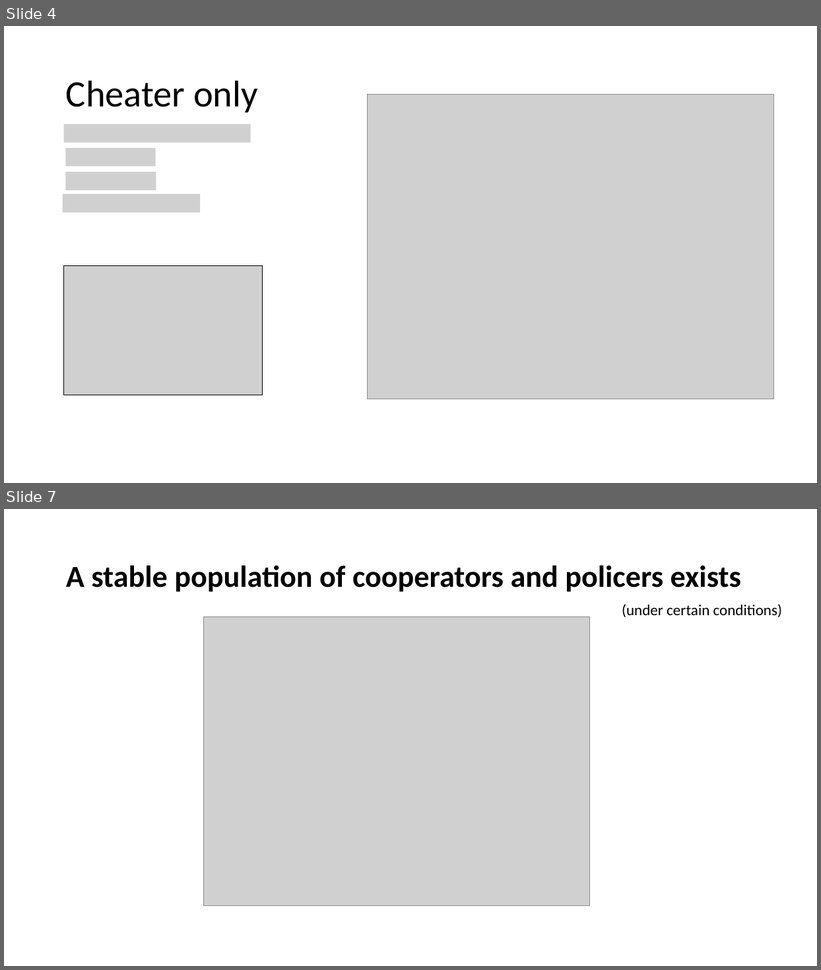
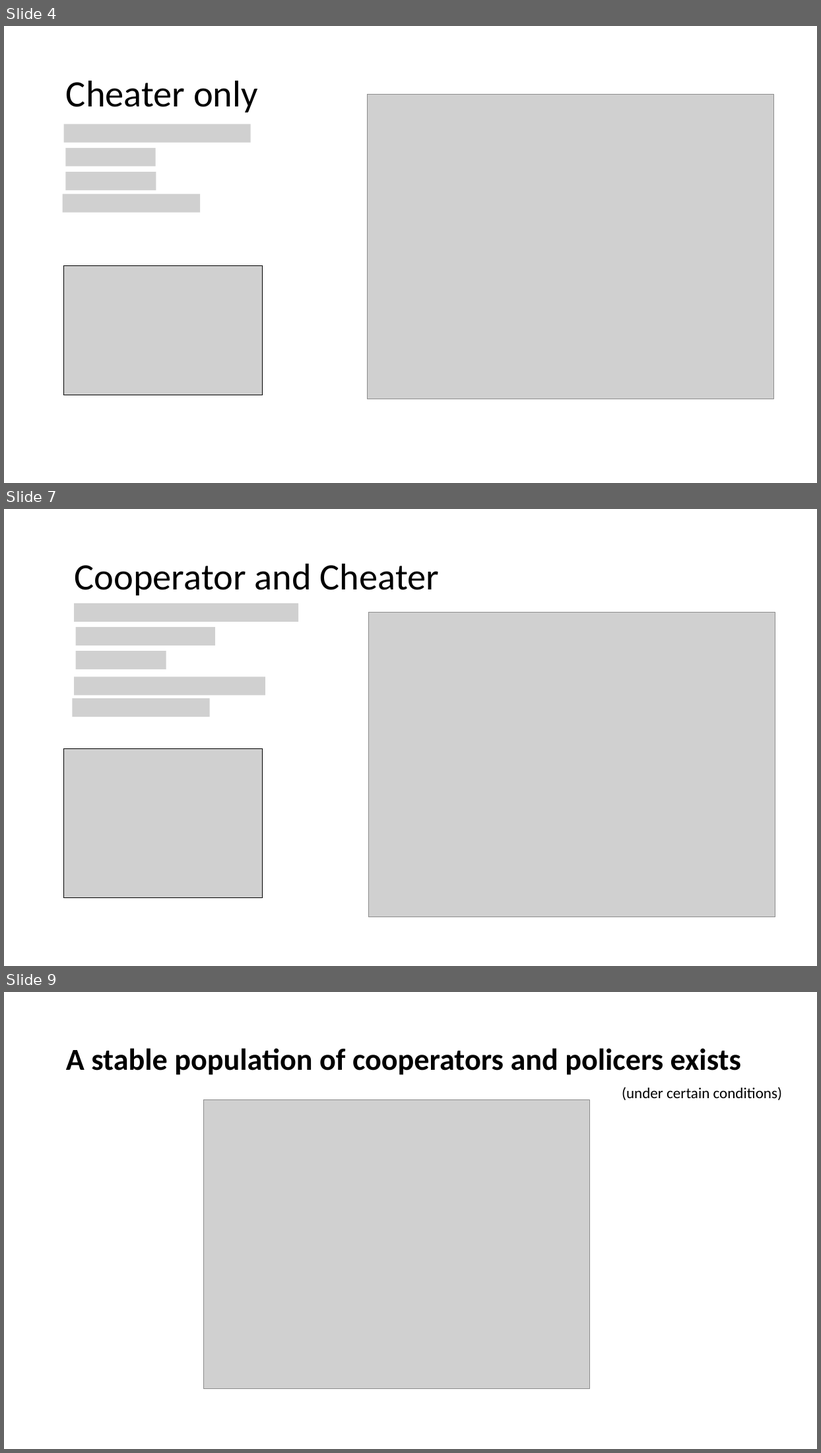
Before and after one commit to lynnbry/bacpo_git, a slide deck: Presentations+Papers/AW_fin.pptx. Shown one above the other, each under a label of ours: slides 4 and 7 before the commit, slides 4, 7 and 9 after it; the slides between them are not shown. The pictures are 821x970 and 821x1453 pixels, drawn with LibreOffice and Linux fonts; fonts in the diff are those of the drawing; grey boxes stand for pictures. Boxes give left, top, right and bottom in pixels: in the first picture for what was removed or moved away, otherwise in the second. Text is boxed around its words. In the diff, an @@ line names an element or a change of style, - is before the commit and + after.

```diff
--- a/Presentations+Papers/AW_fin.pptx
+++ b/Presentations+Papers/AW_fin.pptx
@@ slide 7 added at <box>4,509,817,966</box>, background #FFFFFF @@
@@ title added at <box>75,563,439,595</box>, 44 pt, text #000000 @@
+Cooperator and Cheater
@@ picture added at <box>74,603,298,622</box> @@
@@ picture added at <box>76,627,216,646</box> @@
@@ picture added at <box>369,613,776,918</box> @@
@@ picture added at <box>76,651,166,669</box> @@
@@ picture added at <box>74,677,265,695</box> @@
@@ picture added at <box>73,698,210,717</box> @@
@@ picture added at <box>64,749,262,898</box> @@
@@ what was slide 7 is now slide 9 @@
```
Also in this commit, not shown: 4 slides changed, 1 other slide added, 10 other files.
